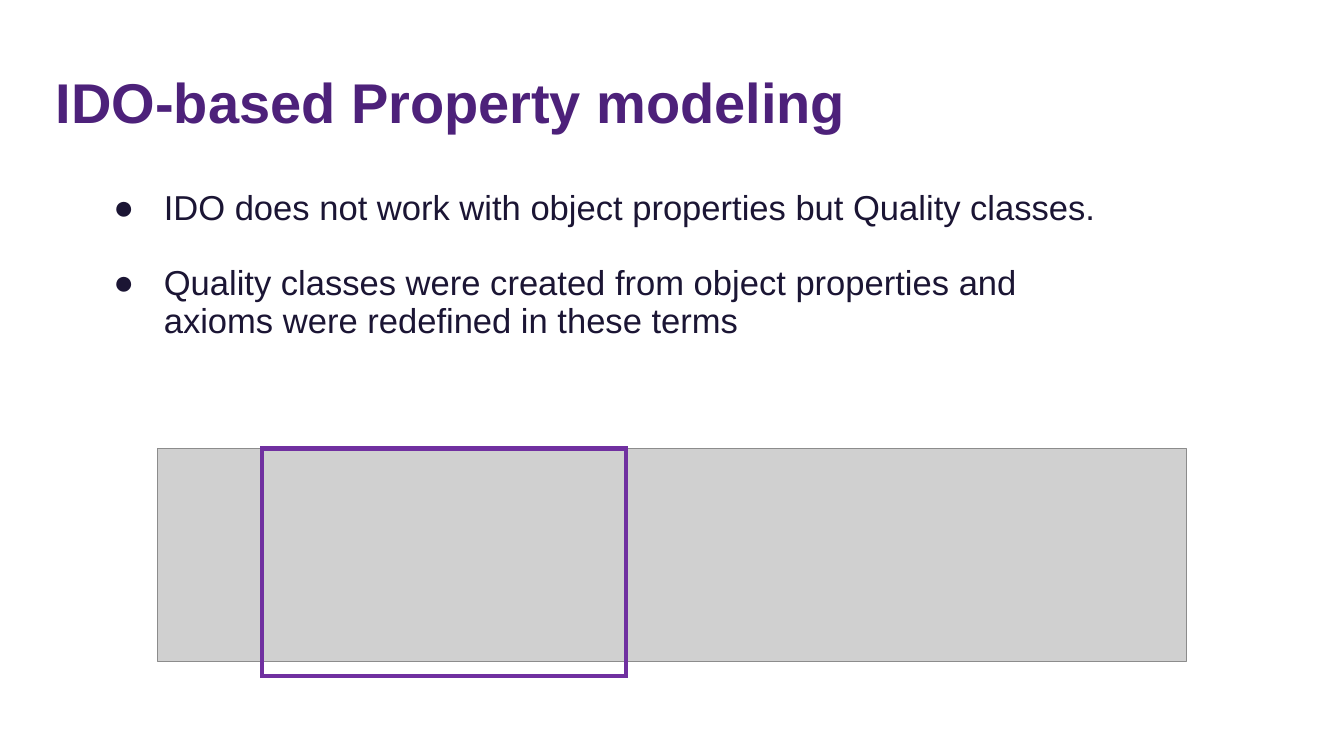
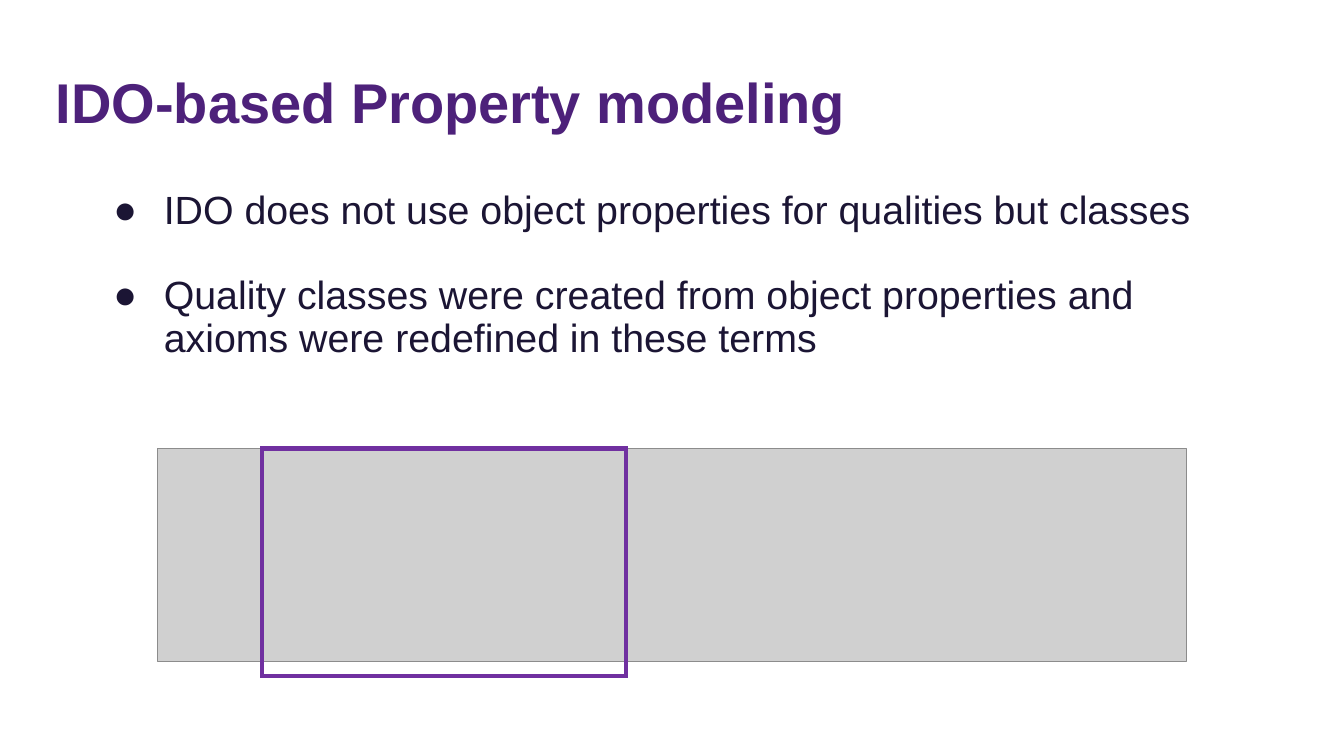
Before and after one commit to tecnomod-um/cfihos, a slide deck: slide 17 of docs/cfihos-ontology.pptx. Drawn at 1344x756 pixels with LibreOffice and Linux fonts; fonts in the diff are those of the drawing; grey boxes stand for pictures. Boxes give left, top, right and bottom in pixels: in the first picture for what was removed or moved away, otherwise in the second. Text is boxed around its words. In the diff, an @@ line names an element or a change of style, - is before the commit and + after.

```diff
--- a/docs/cfihos-ontology.pptx
+++ b/docs/cfihos-ontology.pptx
@@ text at (x1=164, y1=195, x2=1190, y2=232): text changed; size 24.8 to 28.1 pt @@
-● IDO does not work with object properties but Quality classes.
+● IDO does not use object properties for qualities but classes
@@ text at (x1=164, y1=280, x2=1134, y2=353): size 24.8 to 28.1 pt in "Quality classes were created from object properties ..." @@
```
